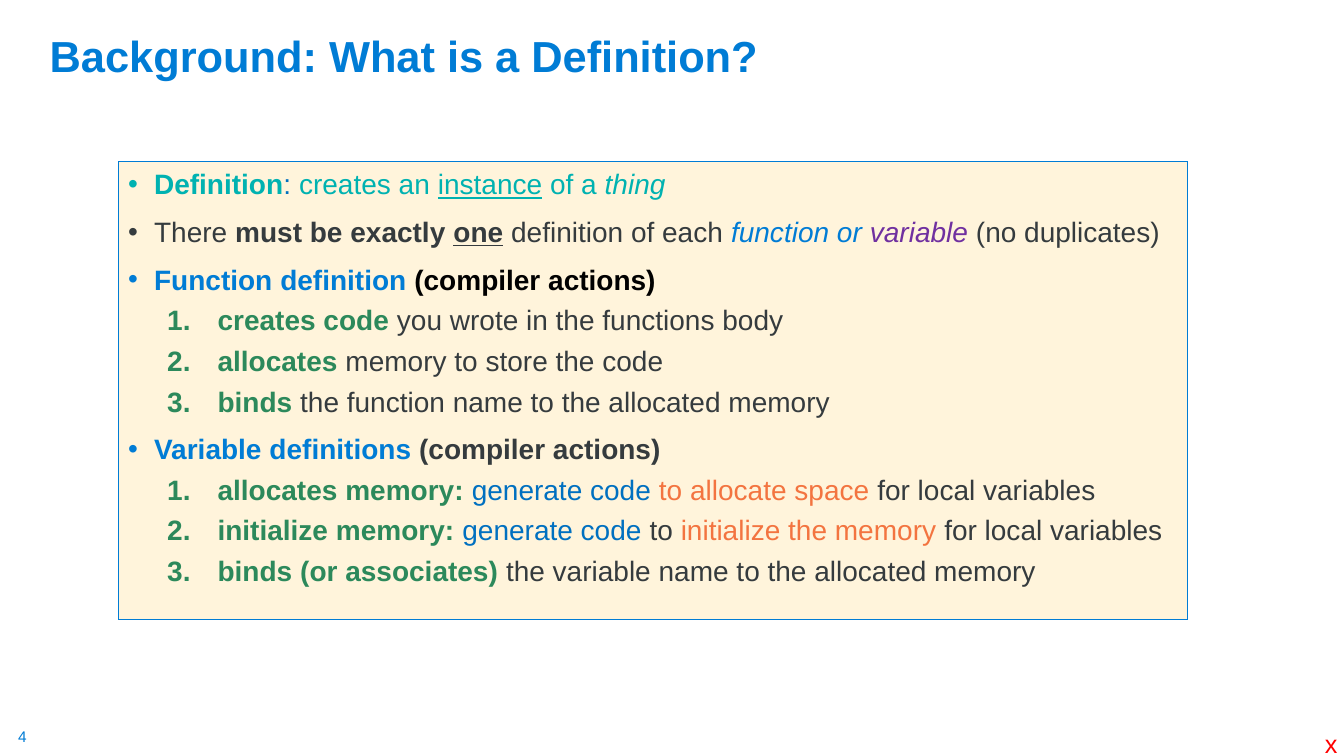
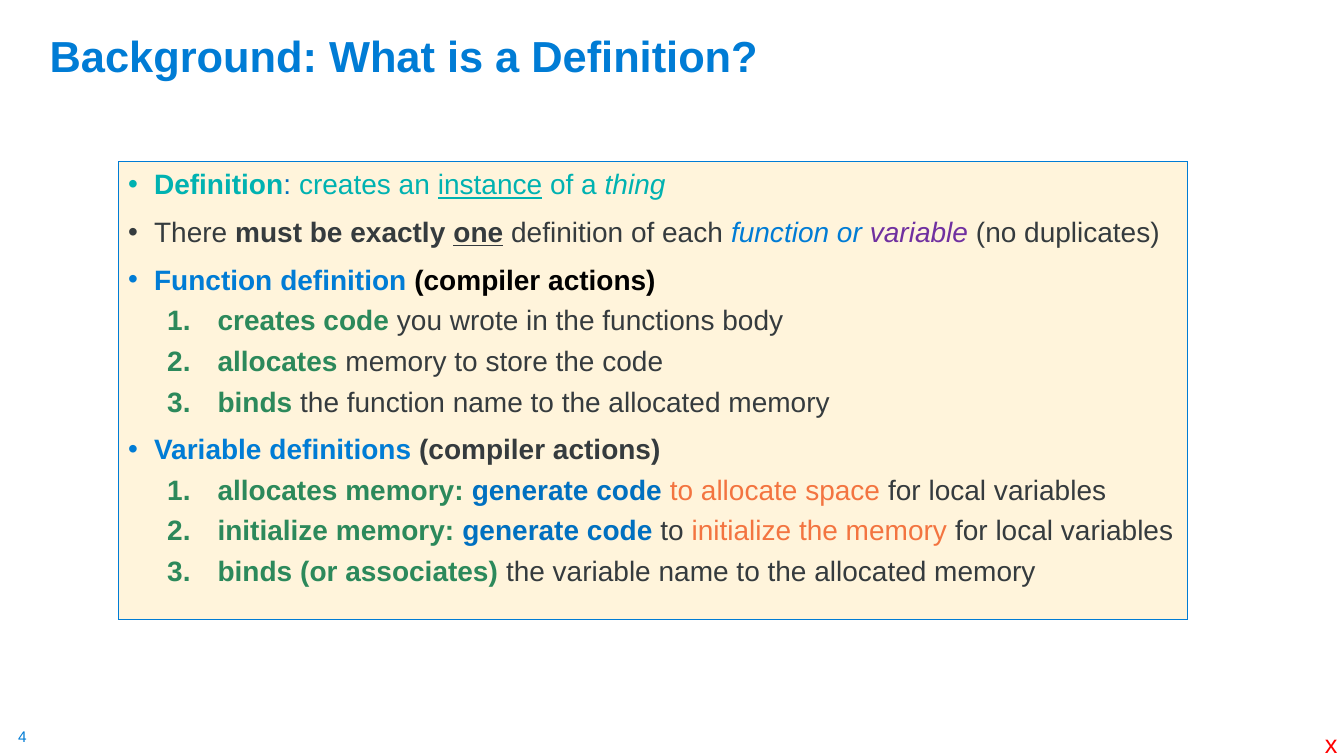
Before and after one commit to cse30-sp24/Muller-Slides, a slide deck: slide 4 of Lecture-4.pptx. Drawn at 1344x756 pixels with LibreOffice and Linux fonts; fonts in the diff are those of the drawing. Boxes give left, top, right and bottom in pixels: in the first picture for what was removed or moved away, otherwise in the second. Text is boxed around its words. In the diff, an @@ line names an element or a change of style, - is before the commit and + after.

```diff
--- a/Lecture-4.pptx
+++ b/Lecture-4.pptx
@@ text at (218,479,1173,545): bold on in "generate code", "generate code" @@
```
Also in this commit, not shown: 8 other slides changed, 27 slides removed, 1 other file.
